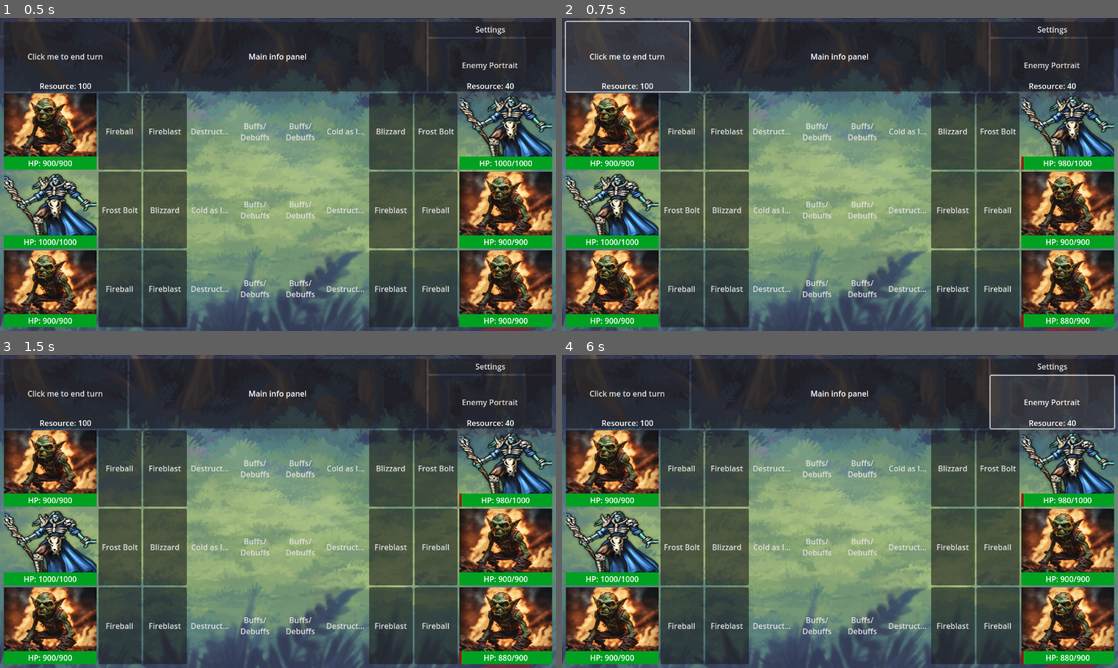
Above: before the commit, frames 1-4 (two rows, left to right).
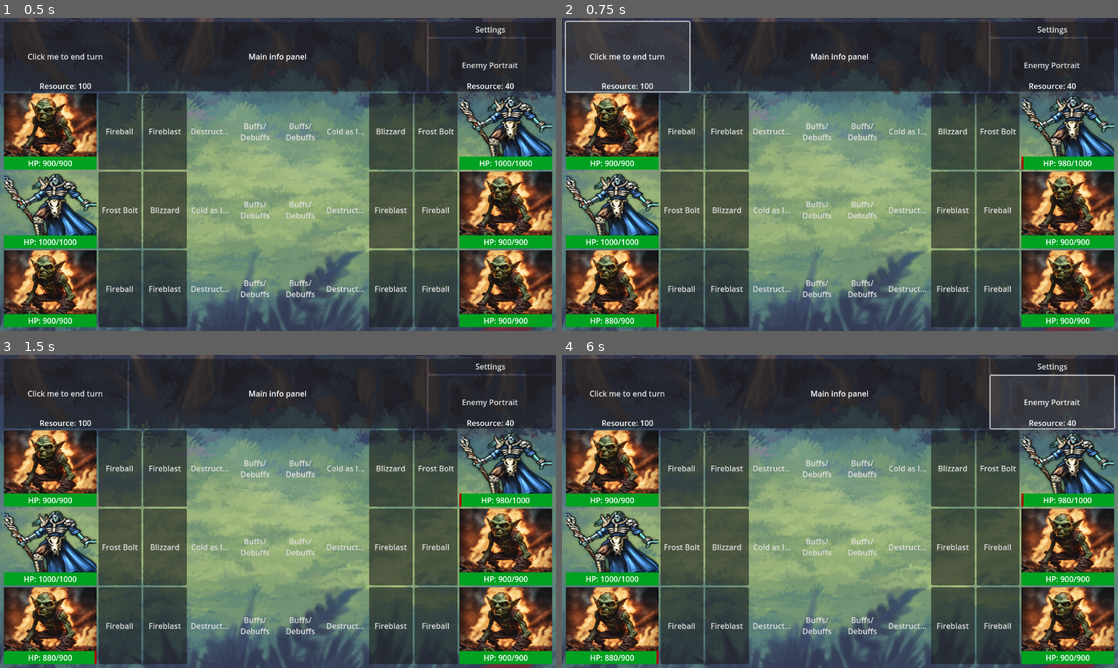
Above: after the commit, the same moments.

Repository: billyquick/arena_game
Game: Godot game, scene res://scenes/battle_level.tscn
The game is run twice, just before and just after one commit, with the same random seed, the same clock (stepped at 60 frames per second) and the same inputs.
Inputs (mouse positions are in pixels of both pictures, inside the frame that each line leads up to):
- Up to frame 1 (0.5 s): no input
- Up to frame 2 (0.75 s): click "Click me to end turn" at 0.5 s
- Up to frame 3 (1.5 s): click (50, 467) at 1.25 s
- Up to frame 4 (6 s): click (612, 545) at 2 s; click (612, 624) at 2.75 s; click (1067, 467) at 3.5 s; click (1067, 545) at 4.25 s; click (1067, 624) at 5 s; click "Enemy Portrait" at 5.75 s

Frame 1 is identical in both runs. In frame 2, less than 0.1% of the frame differs, in the area x 7-92%, y 94-99%; in frame 3, less than 0.1%; in frame 4, less than 0.1%.

Commit message:
Fixed random targeting
Previously would only target opponents. Fixed this to target friendly characters as well

Diff:
--- a/battle.gd
+++ b/battle.gd
@@ -98,10 +98,10 @@
 		activeAbility = null
 		updateResource()
 		resetAnimations(bothTeamUI)
-		for x in teamManager.playerTeam:
+		"""for x in teamManager.playerTeam:
 			print("Player character: ", x.charName, x, " with Modifiers: ", x.modifiers)
 		for x in teamManager.opponentTeam:
-			print("Enemy character: ", x.charName, x, " with Modifiers: ", x.modifiers)
+			print("Enemy character: ", x.charName, x, " with Modifiers: ", x.modifiers)"""
 	else:
 		# Flash resource red so it should be obvious why you can't use the ability
 		$MarginContainer/VBoxContainer/MarginContainer/HBoxContainer/PlayerPortrait/PlayerTeamResource/AnimationPlayer.play("low_resource")
@@ -335,7 +335,7 @@
 		var target
 		var random_team = rng.randf_range(0, 1)
 		var healthbar
-		if random_team == 0:
+		if random_team < 0.5:
 			target = teamManager.playerTeam.pick_random()
 			if target == teamManager.playerTeam[0]:
 				healthbar = playerCharacter1Health
@@ -350,13 +350,13 @@
 			target = teamManager.opponentTeam.pick_random()
 			if target == teamManager.opponentTeam[0]:
 				healthbar = enemyCharacter1Health
-				print("picked playerTeam, member 0")
+				print("picked opponentTeam, member 0")
 			elif target == teamManager.opponentTeam[1]:
 				healthbar = enemyCharacter2Health
-				print("picked playerTeam, member 1")
+				print("picked opponentTeam, member 1")
 			else:
 				healthbar = enemyCharacter3Health
-				print("picked playerTeam, member 2")
+				print("picked opponentTeam, member 2")
 
 		executeAbility(character, ability, target, healthbar)
 
